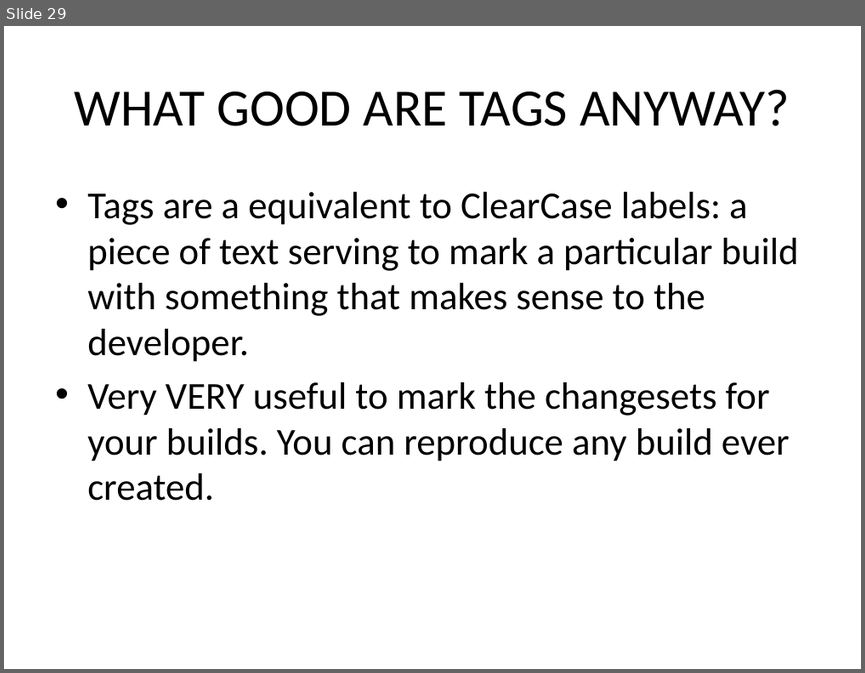
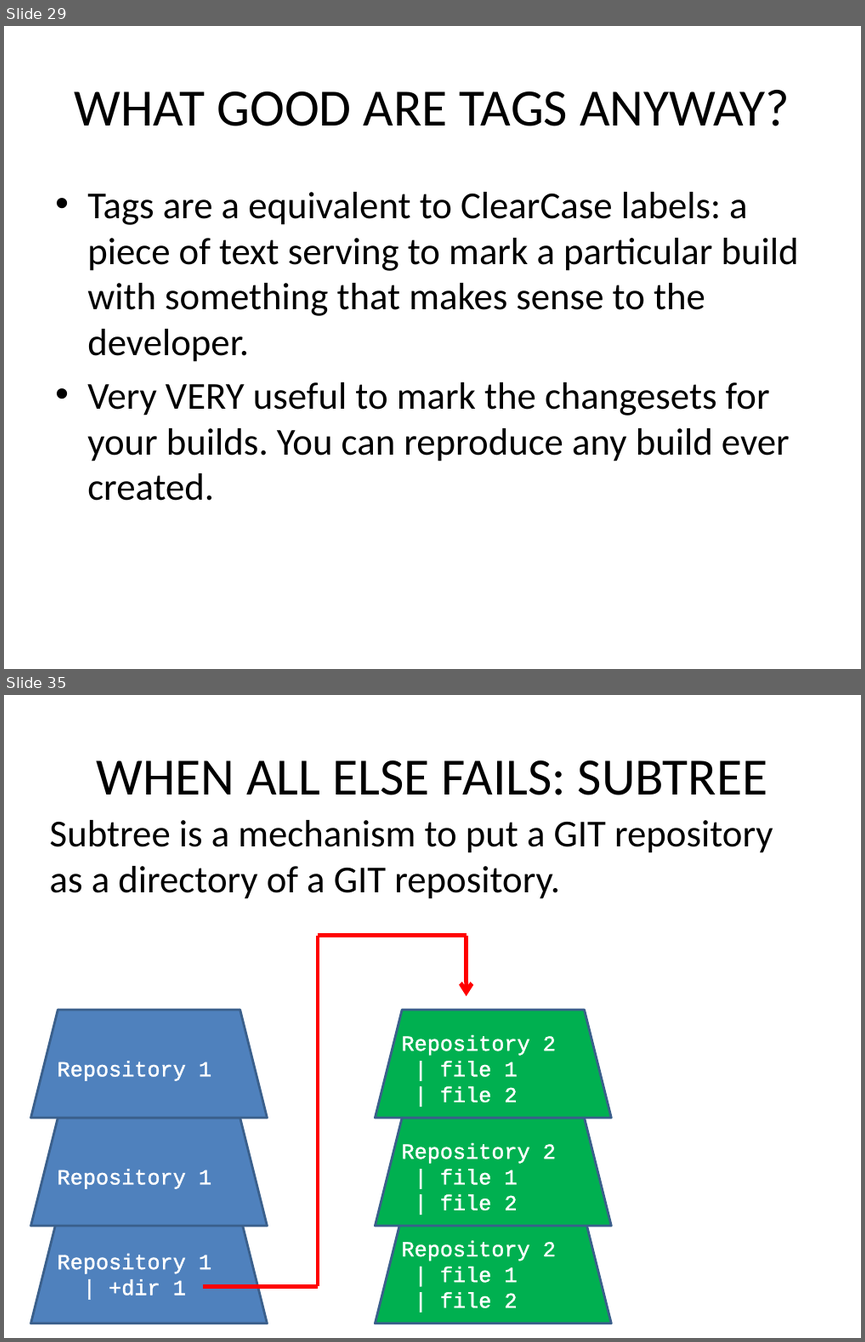
Before and after one commit to kangelov/gitdemo, a slide deck: powerpoint/An Introduction to GIT.pptx. Shown one above the other, each under a label of ours: slide 29 before the commit, slides 29 and 35 after it; the slides between them are not shown. The pictures are 865x673 and 865x1342 pixels, drawn with LibreOffice and Linux fonts; fonts in the diff are those of the drawing. Boxes give left, top, right and bottom in pixels: in the first picture for what was removed or moved away, otherwise in the second. Text is boxed around its words. In the diff, an @@ line names an element or a change of style, - is before the commit and + after.

```diff
--- a/powerpoint/An Introduction to GIT.pptx
+++ b/powerpoint/An Introduction to GIT.pptx
@@ slide 35 added at [4, 695, 861, 1338], background #FFFFFF @@
@@ title added at [96, 760, 767, 795], 44 pt, text #000000 @@
+WHEN ALL ELSE FAILS: SUBTREE
@@ text added at [50, 820, 773, 899], 32 pt, text #000000 @@
+Subtree is a mechanism to put a GIT repository as a directory of a GIT repository.
@@ line added from (318, 1287) to (318, 936), #FF0000 3.5 pt @@
@@ line added from (318, 936) to (466, 936), #FF0000 3.5 pt @@
@@ arrow added from (466, 936) to (466, 996), #FF0000 3.5 pt @@
@@ trapezoid added at [30, 1009, 267, 1117], fill #4F81BD, outline #3A5F8C 2 pt, 18 pt, text #FFFFFF @@
+Repository 1
@@ trapezoid added at [375, 1009, 612, 1117], fill #00B050, outline #3A5F8C 2 pt, 18 pt, text #FFFFFF @@
+Repository 2
+| file 1
+| file 2
@@ trapezoid added at [30, 1117, 267, 1225], fill #4F81BD, outline #3A5F8C 2 pt, 18 pt, text #FFFFFF @@
+Repository 1
@@ trapezoid added at [375, 1117, 612, 1225], fill #00B050, outline #3A5F8C 2 pt, 18 pt, text #FFFFFF @@
+Repository 2
+| file 1
+| file 2
@@ trapezoid added at [30, 1215, 267, 1323], fill #4F81BD, outline #3A5F8C 2 pt, 18 pt, text #FFFFFF @@
+Repository 1
+| +dir 1
@@ trapezoid added at [375, 1215, 612, 1323], fill #00B050, outline #3A5F8C 2 pt, 18 pt, text #FFFFFF @@
+Repository 2
+| file 1
+| file 2
@@ line added from (203, 1287) to (318, 1287), #FF0000 3.5 pt @@
```
Also in this commit, not shown: 1 slide changed, 8 other slides added.
